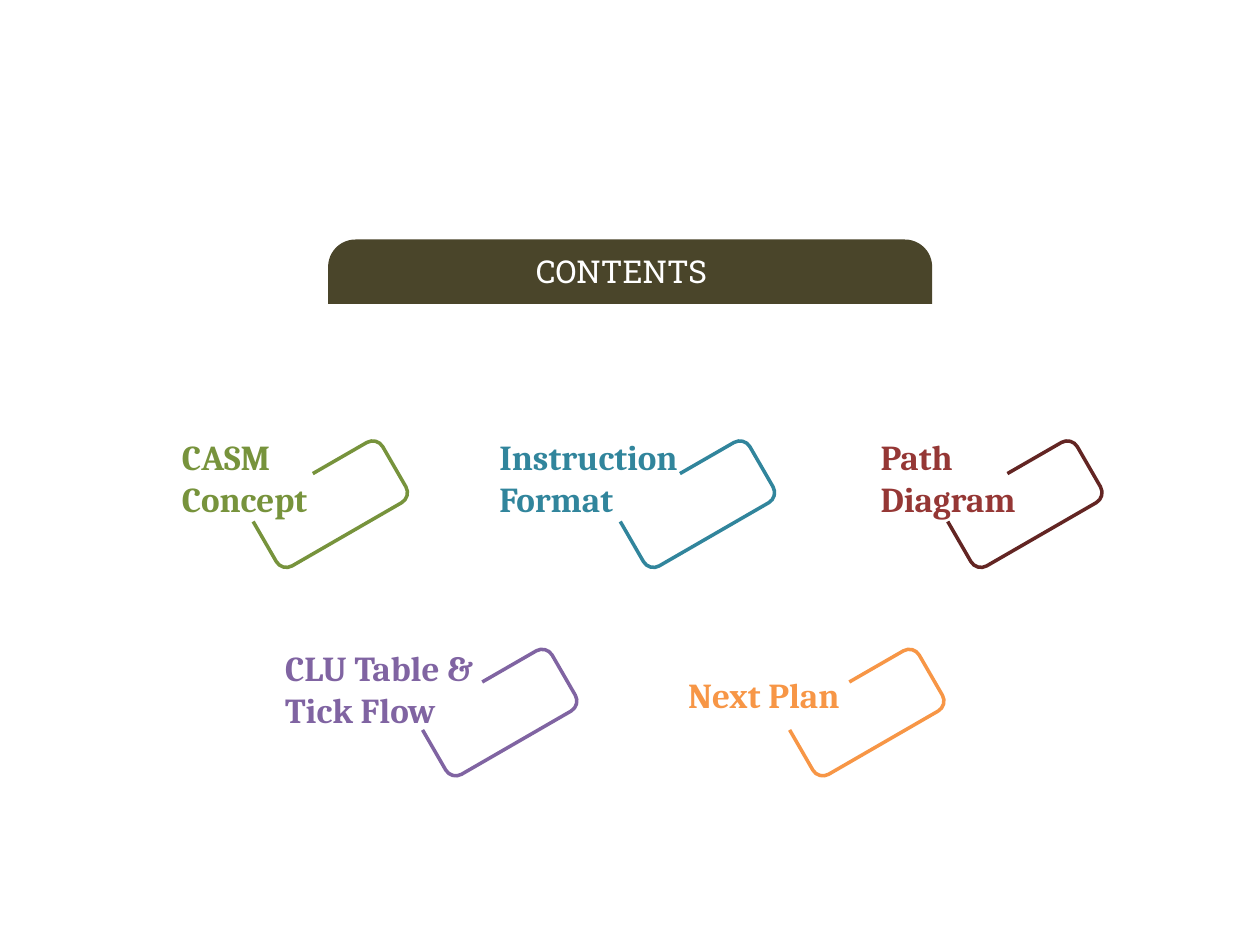
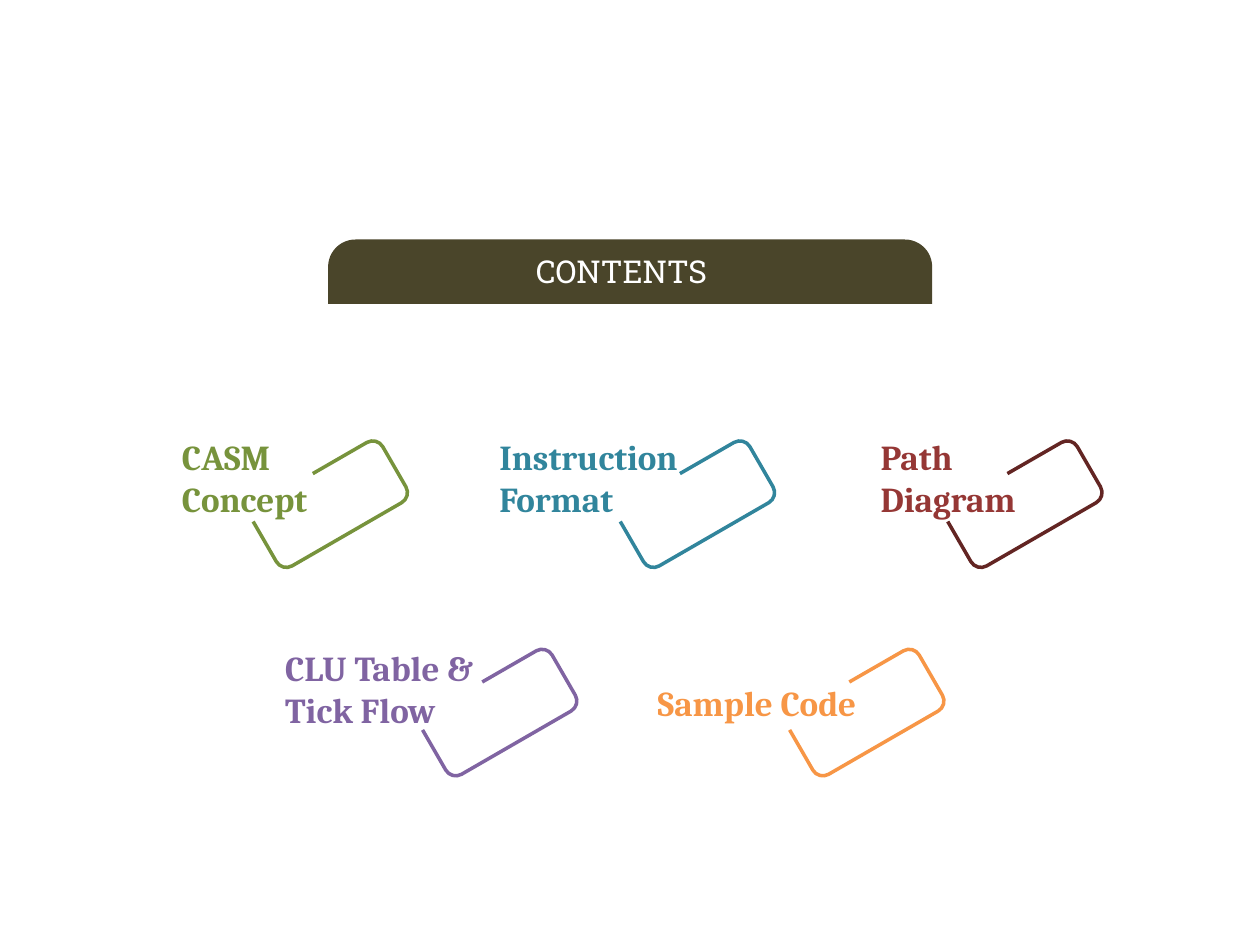
Before and after one commit to eldora/CASM, a slide deck: slide 3 of GradPortfolio.pptx (slide 2 before the commit). Drawn at 1260x945 pixels with LibreOffice and Linux fonts; fonts in the diff are those of the drawing. Boxes give left, top, right and bottom in pixels: in the first picture for what was removed or moved away, otherwise in the second. Text is boxed around its words. In the diff, an @@ line names an element or a change of style, - is before the commit and + after.

```diff
--- a/GradPortfolio.pptx
+++ b/GradPortfolio.pptx
@@ text at [658, 691, 857, 724]: text changed @@
-Next Plan
+Sample Code
```
Also in this commit, not shown: 12 other slides changed, 5 slides added, 2 slides removed, 1 other file.
